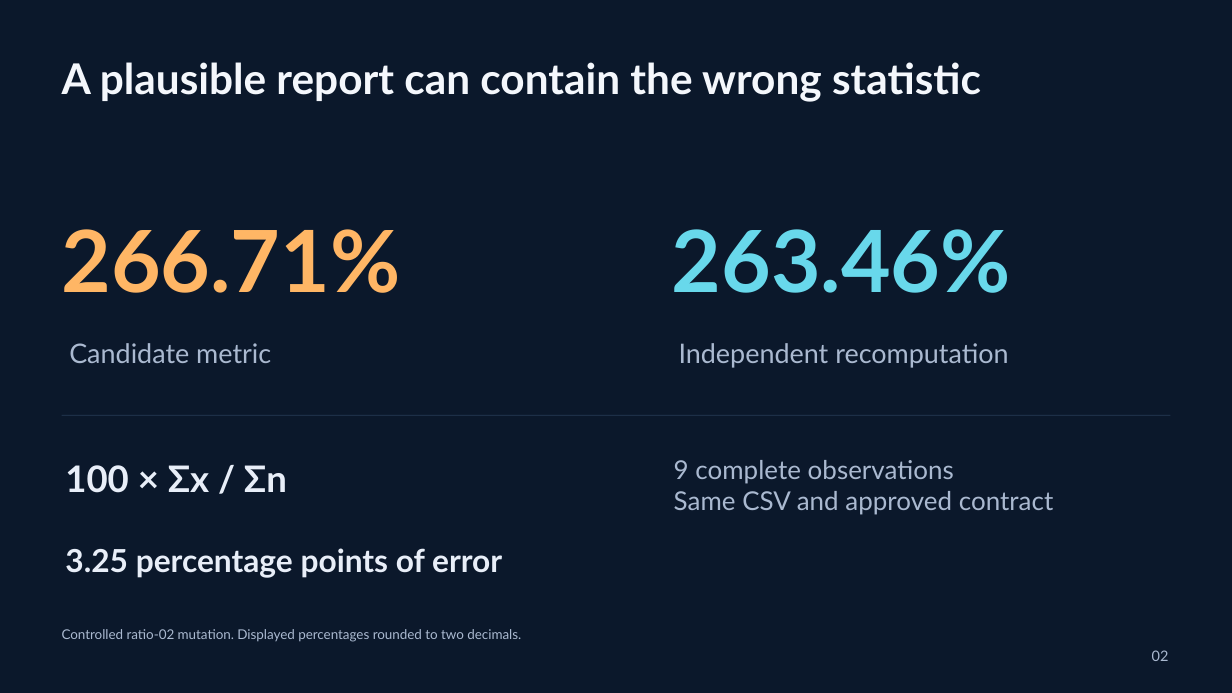
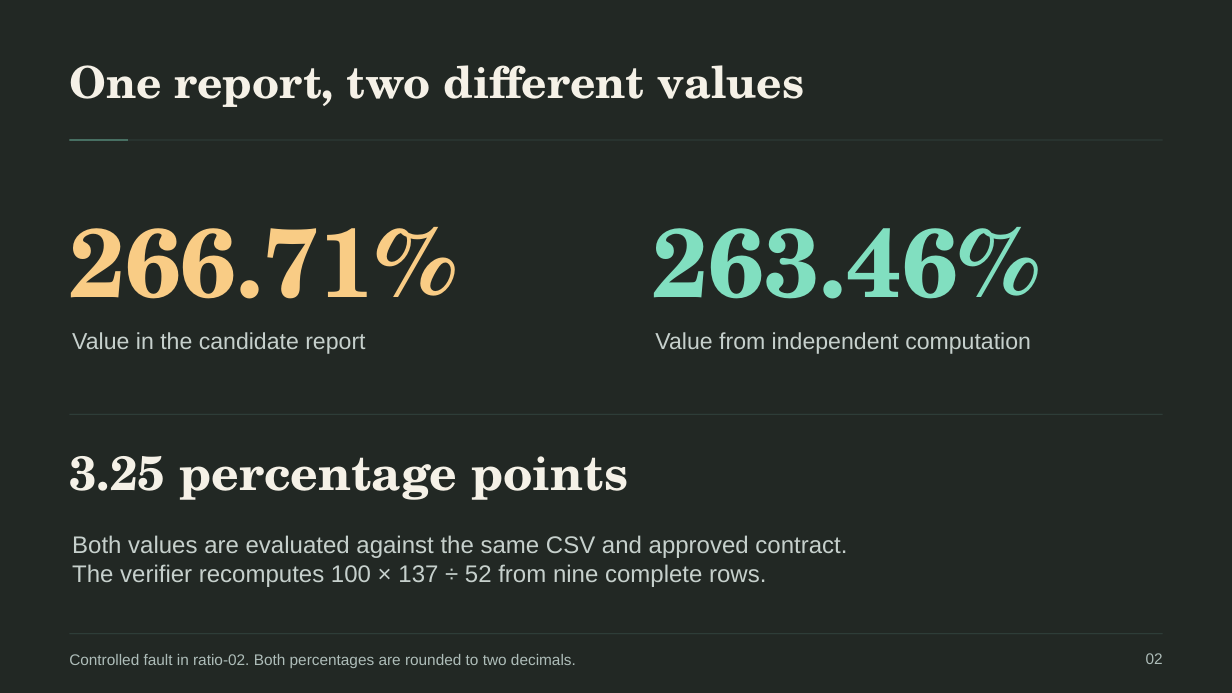
Before and after one commit to naazzarov/trustverify-ai-analysis, a slide deck: slide 2 of presentation/TrustVerify-Dark-Defense.pptx. Drawn at 1232x693 pixels with LibreOffice and Linux fonts; fonts in the diff are those of the drawing. Boxes give left, top, right and bottom in pixels: in the first picture for what was removed or moved away, otherwise in the second. Text is boxed around its words. In the diff, an @@ line names an element or a change of style, - is before the commit and + after.

```diff
--- a/presentation/TrustVerify-Dark-Defense.pptx
+++ b/presentation/TrustVerify-Dark-Defense.pptx
@@ background #0B182B to #222824 @@
@@ text removed at [62, 62, 981, 102] @@
-A plausible report can contain the wrong statistic
@@ text added at [69, 65, 804, 107], 34.5 pt, text #F5F1E7, bold @@
+One report, two different values
@@ rectangle added at [69, 140, 1163, 140], fill #354944 @@
@@ rectangle added at [69, 140, 128, 140], fill #81DFC0 @@
@@ text "266.71%": place and size @@
-text "266.71%" at [62, 229, 401, 293]
+text "266.71%" at [69, 227, 456, 299]
@@ text "266.71%" at [69, 227, 456, 299]: size 66.8 to 75.8 pt, font Lato to TeX Gyre Schola, text colour #FFB665 to #F9CC85 @@
@@ text "263.46%": place and size @@
-text "263.46%" at [672, 229, 1011, 293]
+text "263.46%" at [653, 227, 1040, 299]
@@ text "263.46%" at [653, 227, 1040, 299]: size 66.8 to 75.8 pt, font Lato to TeX Gyre Schola, text colour #68D8EB to #81DFC0 @@
@@ text at [72, 332, 365, 354]: text changed; size 21 to 18 pt; font Lato to Arial; text colour #AAB9D0 to #C6D0CC @@
-Candidate metric
+Value in the candidate report
@@ text at [655, 332, 1031, 354]: text changed; size 21 to 18 pt; font Lato to Arial; text colour #AAB9D0 to #C6D0CC @@
-Independent recomputation
+Value from independent computation
@@ rectangle: place and size @@
-rectangle at [62, 415, 1171, 416]
+rectangle at [69, 414, 1163, 415]
@@ rectangle at [69, 414, 1163, 415]: fill #283C57 to #354944 @@
@@ text removed at [65, 465, 287, 493] @@
-100 × Σx / Σn
@@ text at [69, 456, 628, 500]: text changed; size 24.8 to 37.5 pt; font Lato to TeX Gyre Schola; text colour #E8EEF8 to #F5F1E7 @@
-3.25 percentage points of error
+3.25 percentage points
@@ text removed at [674, 460, 1054, 515] @@
-9 complete observations
-Same CSV and approved contract
@@ text added at [72, 535, 847, 587], 18.8 pt, text #C6D0CC @@
+Both values are evaluated against the same CSV and approved contract.
+The verifier recomputes 100 × 137 ÷ 52 from nine complete rows.
@@ text at [69, 654, 576, 668]: text changed; size 10.5 to 12 pt; font Lato to Arial; text colour #AAB9D0 to #AEBDB9 @@
-Controlled ratio-02 mutation. Displayed percentages rounded to two decimals.
+Controlled fault in ratio-02. Both percentages are rounded to two decimals.
@@ rectangle added at [69, 633, 1163, 634], fill #354944 @@
@@ text "02" at [1146, 653, 1163, 664]: size 11.2 to 12 pt, font Lato to Arial, text colour #AAB9D0 to #AEBDB9 @@
```
Also in this commit, not shown: 16 other slides changed, 5 slides added, 5 slides removed, 8 other files.
